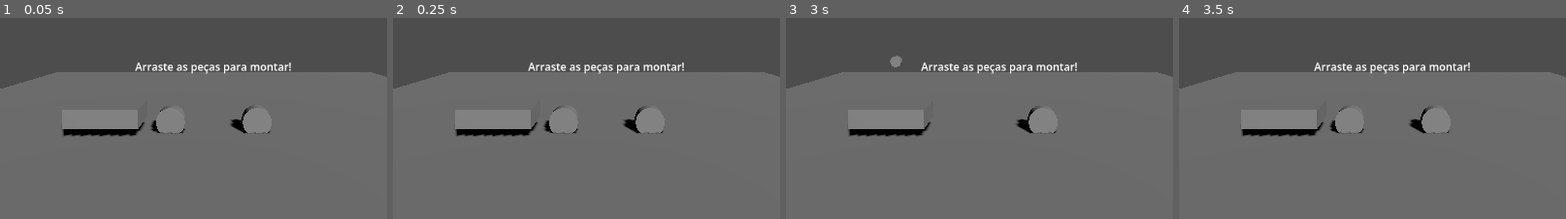
Above: before the commit, frames 1-4 (left to right).
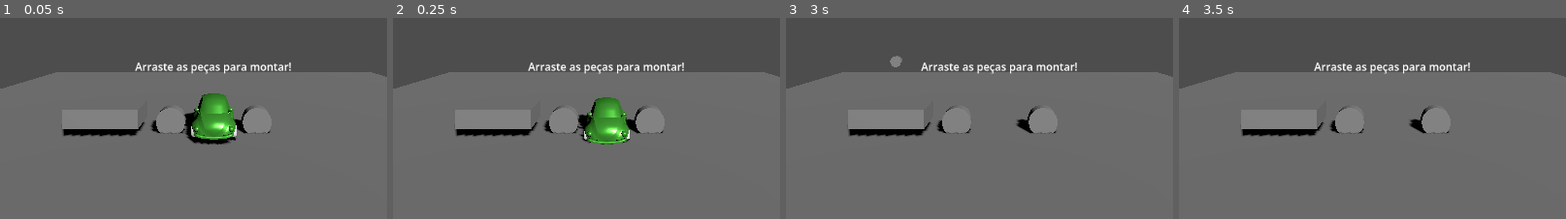
Above: after the commit, the same moments.

Repository: talesrt/Monta-Carro
Game: Godot game, scene res://scenes/main.tscn
Two runs of this game, one before a commit and one after it. Both use one fixed random seed, a clock stepped at 60 frames per second and the inputs below.
Inputs (mouse positions are % of the whole screen's width and height, from its top left):
- Up to frame 1 (0.05 s): no input
- Up to frame 2 (0.25 s): no input
- Up to frame 3 (3 s): move the mouse to (72, 41) at 0.52 s; hold Right (ui_right) 0.53-1.25 s; click (72, 41) at 0.67 s; tap Enter at 1.25, 2.75 s; drag from (30, 52) to (45, 68) at 1.27 s; tap Space at 2 s; move the mouse to (60, 22) at 2.02 s; hold Right (ui_right) 2.03-2.75 s; click (60, 22) at 2.17 s; drag from (45, 68) to (20, 30) at 2.77 s
- Up to frame 4 (3.5 s): no input
The pictures show only the part of the screen within x 22-72%, y 44-94%; the shares and areas given below are measured in that part.

The runs differ from the first frame. In frame 1, 2.7% of the frame differs, in the area x 47-62%, y 37-63%; in frame 2, 2.4%; in frame 3, 0.1%; in frame 4, nothing differs.

Commit message:
Integrar sockets do GLB para snap automatico

Diff:
--- a/scenes/car/assembly.tscn
+++ b/scenes/car/assembly.tscn
@@ -1,33 +1,40 @@
-[gd_scene load_steps=7 format=3 uid="uid://assembly_scene"]
+[gd_scene load_steps=8 format=3 uid="uid://assembly_scene"]
 
 [ext_resource type="Script" path="res://scripts/systems/assembly_system.gd" id="1_asm"]
 [ext_resource type="PackedScene" uid="uid://chassis_part" path="res://scenes/car/chassis.tscn" id="2_chassis"]
 [ext_resource type="PackedScene" uid="uid://wheel_part" path="res://scenes/car/wheel.tscn" id="3_wheel"]
 [ext_resource type="PackedScene" uid="uid://engine_part" path="res://scenes/car/engine.tscn" id="4_engine"]
+[ext_resource type="PackedScene" uid="uid://car_model" path="res://assets/models/Car_1.glb" id="5_car"]
 
 [node name="AssemblySystem" type="Node3D"]
 script = ExtResource("1_asm")
 parts_container = NodePath("PartsContainer")
+
+[node name="CarModel" parent="." instance=ExtResource("5_car")]
 
 [node name="PartsContainer" type="Node3D" parent="."]
 
 [node name="Chassis" parent="PartsContainer" instance=ExtResource("2_chassis")]
 transform = Transform3D(1, 0, 0, 0, 1, 0, 0, 0, 1, -3, 0.5, 0)
 
-[node name="WheelFront" parent="PartsContainer" instance=ExtResource("3_wheel")]
+[node name="WheelFL" parent="PartsContainer" instance=ExtResource("3_wheel")]
 transform = Transform3D(1, 0, 0, 0, 1, 0, 0, 0, 1, 1.2, 0.3, 0)
-target_position = Vector3(0.7, 0.3, 0)
+socket_name = "socket_wheel_FL"
 
-[node name="WheelBack" parent="PartsContainer" instance=ExtResource("3_wheel")]
+[node name="WheelFR" parent="PartsContainer" instance=ExtResource("3_wheel")]
+transform = Transform3D(1, 0, 0, 0, 1, 0, 0, 0, 1, 1.2, 0.3, 0)
+socket_name = "socket_wheel_FR"
+
+[node name="WheelRL" parent="PartsContainer" instance=ExtResource("3_wheel")]
 transform = Transform3D(1, 0, 0, 0, 1, 0, 0, 0, 1, -1.2, 0.3, 0)
-target_position = Vector3(-0.7, 0.3, 0)
+socket_name = "socket_wheel_RL"
+
+[node name="WheelRR" parent="PartsContainer" instance=ExtResource("3_wheel")]
+transform = Transform3D(1, 0, 0, 0, 1, 0, 0, 0, 1, -1.2, 0.3, 0)
+socket_name = "socket_wheel_RR"
 
 [node name="Engine" parent="PartsContainer" instance=ExtResource("4_engine")]
 transform = Transform3D(1, 0, 0, 0, 1, 0, 0, 0, 1, -2.5, 0.5, 0)
 
 [node name="TargetMarkers" type="Node3D" parent="."]
 visible = false
-
-[node name="TargetChassis" type="Marker3D" parent="TargetMarkers"]
-
-[node name="TargetEngine" type="Marker3D" parent="TargetMarkers"]
--- a/scenes/car/chassis.tscn
+++ b/scenes/car/chassis.tscn
@@ -11,6 +11,7 @@
 [node name="Chassis" type="StaticBody3D"]
 script = ExtResource("1_drag")
 part_name = "Chassis"
+socket_name = "socket_frame"
 target_position = Vector3(0, 0.5, 0)
 snap_distance = 3.0
 
--- a/scenes/car/engine.tscn
+++ b/scenes/car/engine.tscn
@@ -11,6 +11,7 @@
 [node name="Engine" type="StaticBody3D"]
 script = ExtResource("1_drag")
 part_name = "Engine"
+socket_name = "socket_engine"
 target_position = Vector3(0.5, 0.7, 0)
 snap_distance = 3.0
 
--- a/scenes/car/wheel.tscn
+++ b/scenes/car/wheel.tscn
@@ -14,6 +14,7 @@
 [node name="Wheel" type="StaticBody3D"]
 script = ExtResource("1_drag")
 part_name = "Wheel"
+socket_name = "socket_wheel"
 target_position = Vector3(0.7, 0.3, 0)
 snap_distance = 3.0
 
--- /dev/null
+++ b/scripts/systems/car_model_loader.gd
@@ -0,0 +1,48 @@
+extends Node3D
+class_name CarModelLoader
+
+## Carrega o modelo GLB e detecta sockets para snap
+
+@export var model_path: String = "res://assets/models/Car_1.glb"
+@export var auto_load: bool = true
+
+var loaded_model: Node3D = null
+var sockets: Dictionary = {}
+
+func _ready() -> void:
+	if auto_load:
+		load_model()
+
+func load_model() -> void:
+	print("[CarModel] Carregando modelo: ", model_path)
+
+	var scene = load(model_path)
+	if scene:
+		loaded_model = scene.instantiate()
+		add_child(loaded_model)
+		print("[CarModel] Modelo instanciado: ", loaded_model.name)
+
+		_find_sockets(loaded_model)
+	else:
+		print("[CarModel] ERRO: Não conseguiu carregar modelo")
+
+func _find_sockets(node: Node) -> void:
+	for child in node.get_children():
+		var node_name = child.name
+
+		# Detectar sockets pelo nome
+		if node_name.begins_with("socket_"):
+			sockets[node_name] = child
+			print("[CarModel] Socket encontrado: ", node_name, " at ", child.global_position)
+
+		# Procura recursivamente
+		if child.get_child_count() > 0:
+			_find_sockets(child)
+
+func get_socket_position(socket_name: String) -> Vector3:
+	if sockets.has(socket_name):
+		return sockets[socket_name].global_position
+	return Vector3.ZERO
+
+func get_all_socket_names() -> Array[String]:
+	return sockets.keys()
--- a/scripts/systems/draggable_part.gd
+++ b/scripts/systems/draggable_part.gd
@@ -1,7 +1,7 @@
 extends StaticBody3D
 class_name DraggablePart
 
-## Sistema de drag & drop - usando raycast manual
+## Sistema de drag & drop - integração com sockets do modelo GLB
 
 signal placed_correctly
 signal picked_up
@@ -10,6 +10,7 @@
 @export var target_position: Vector3 = Vector3.ZERO
 @export var snap_distance: float = 3.0
 @export var part_name: String = "part"
+@export var socket_name: String = ""  # Nome do socket no GLB (ex: "socket_frame")
 
 var is_placed: bool = false
 var is_dragging: bool = false
@@ -17,9 +18,27 @@
 
 func _ready() -> void:
 	original_position = global_position
+
+	# Se socket_name está definido, procurar posição automaticamente
+	if socket_name != "":
+		_find_socket_position()
+
 	print("[Part] ", part_name, " ready at ", original_position)
 	print("[Part] ", part_name, " target_position = ", target_position)
-	print("[Part] ", part_name, " snap_distance = ", snap_distance)
+
+func _find_socket_position() -> void:
+	# Procurar o socket no modelo pai
+	var parent = get_parent()
+	while parent:
+		# Procurar socket nos filhos
+		if parent.has_node(socket_name):
+			var socket = parent.get_node(socket_name)
+			target_position = socket.global_position
+			print("[Part] ", part_name, " encontrou socket ", socket_name, " em ", target_position)
+			return
+		parent = parent.get_parent()
+
+	print("[Part] ", part_name, " socket não encontrado: ", socket_name)
 
 func _process(delta: float) -> void:
 	# Sempre verificar clique do mouse
@@ -33,7 +52,6 @@
 	if not camera:
 		return
 
-	# Raycast do mouse para ver se clicou nesta peça
 	var from = camera.project_ray_origin(mouse_pos)
 	var to = from + camera.project_ray_normal(mouse_pos) * 1000
 
@@ -49,7 +67,6 @@
 		start_drag()
 
 	elif is_dragging:
-		# Se está arrastando e clicou em outro lugar, soltar
 		end_drag()
 
 func _physics_process(delta: float) -> void:
@@ -67,7 +84,6 @@
 				global_position = new_pos
 
 func _input(event: InputEvent) -> void:
-	# Soltar quando soltar o botão
 	if event is InputEventMouseButton:
 		if event.button_index == MOUSE_BUTTON_LEFT and not event.pressed and is_dragging:
 			end_drag()
@@ -89,14 +105,12 @@
 
 	var distance = global_position.distance_to(target_position)
 	print("[Part] ", part_name, " Dropped! Distance: ", distance)
-	print("[Part] ", part_name, " Target is at: ", target_position)
 
 	if distance <= snap_distance:
 		global_position = target_position
 		is_placed = true
-		print("[Part] ", part_name, " PLACED CORRECTLY! Emitting signal...")
+		print("[Part] ", part_name, " PLACED CORRECTLY!")
 		placed_correctly.emit()
-		print("[Part] ", part_name, " Signal emitted!")
 	else:
 		global_position = original_position
 		print("[Part] ", part_name, " Returned to start")
